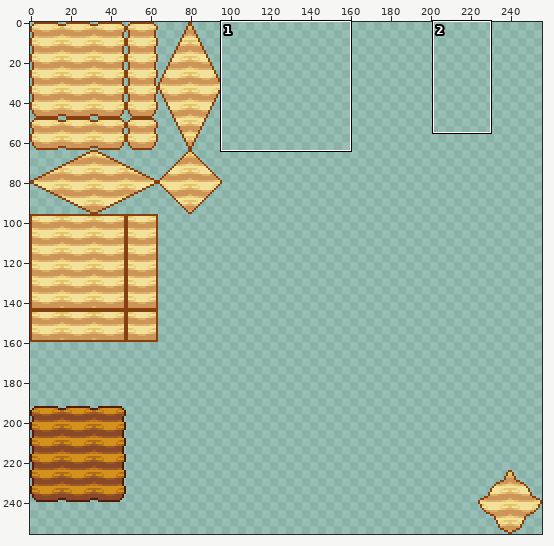
Sprite sheet, stored at Terrain/Tilesets/TurbulentWhisperTileset.png. Above, an overview of the earlier version with the close-up marked.
Close-up. Before the commit:
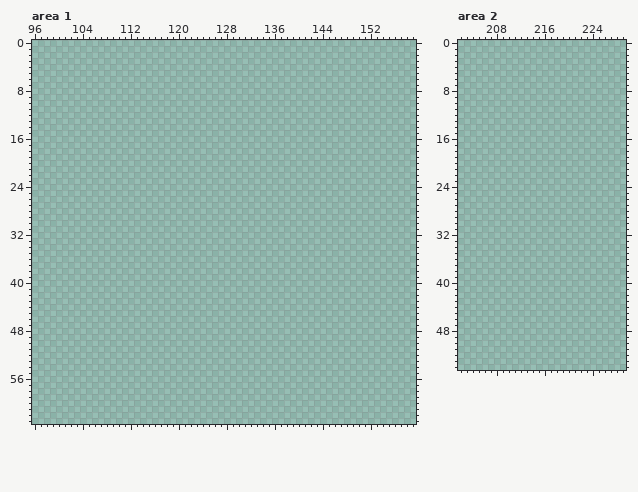
The file is 256x256 pixels. Shown: area 1: x 96..159, y 0..63; area 2: x 202..229, y 0..54. The commit also changed other parts of the picture, which this record leaves out.
Now the later version:
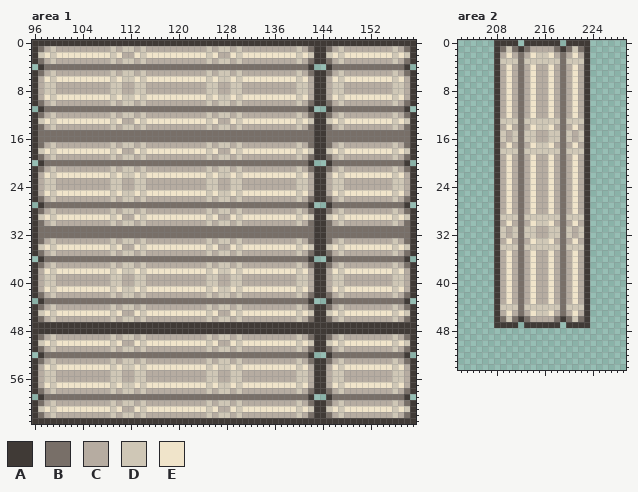
Palette (. is transparent): A #403a36  B #786f68  C #b6aca1  D #cfc7b6  E #f0e4ca
The exact change:
Changed rows in their new state; - is an unchanged pixel.
Area 1:
first column x 96:
 0 AAAAAAAAAAAAAAAAAAAAAAAAAAAAAAAAAAAAAAAAAAAAAAAAAAAAAAAAAAAAAAAA
 1 ABCDCCCCCCCCCDCDDCDCCCCCCCCCCDCDDCDCCCCCCCCCDCBAABCDCCCCCCCCDCBA
 2 ADEDEEEEEEEEEDECCEDEEEEEEEEEEDECCEDEEEEEEEEEDEDAADEDEEEEEEEEDEDA
 3 ABCDCCCCCCCCCDCDDCDCCCCCCCCCCDCDDCDCCCCCCCCCDCBAABCDCCCCCCCCDCBA
 4 -ABBBBBBBBBBBBBBBBBBBBBBBBBBBBBBBBBBBBBBBBBBBBA--ABBBBBBBBBBBBA-
 5 ABCDCCCCCCCCCDCDDCDCCCCCCCCCCDCDDCDCCCCCCCCCDCBAABCDCCCCCCCCDCBA
 6 ACEDEEEEEEEEEDEDDEDEEEEEEEEEEDEDDEDEEEEEEEEEDECAACEDEEEEEEEEDECA
 7 ACDDCCCCCCCCCDDCCDDCCCCCCCCCCDDCCDDCCCCCCCCCDDCAACDDCCCCCCCCDDCA
 8 ACDDCCCCCCCCCDDCCDDCCCCCCCCCCDDCCDDCCCCCCCCCDDCAACDDCCCCCCCCDDCA
 9 ACEDEEEEEEEEEDEDDEDEEEEEEEEEEDEDDEDEEEEEEEEEDECAACEDEEEEEEEEDECA
10 ABCDCCCCCCCCCDCDDCDCCCCCCCCCCDCDDCDCCCCCCCCCDCBAABCDCCCCCCCCDCBA
11 -ABBBBBBBBBBBBBBBBBBBBBBBBBBBBBBBBBBBBBBBBBBBBA--ABBBBBBBBBBBBA-
12 ABCDCCCCCCCCCDCDDCDCCCCCCCCCCDCDDCDCCCCCCCCCDCBAABCDCCCCCCCCDCBA
13 ADEDEEEEEEEEEDECCEDEEEEEEEEEEDECCEDEEEEEEEEEDEDAADEDEEEEEEEEDEDA
14 ABCDCCCCCCCCCDCDDCDCCCCCCCCCCDCDDCDCCCCCCCCCDCBAABCDCCCCCCCCDCBA
15 ABBBBBBBBBBBBBBBBBBBBBBBBBBBBBBBBBBBBBBBBBBBBBBAABBBBBBBBBBBBBBA
16 ABBBBBBBBBBBBBBBBBBBBBBBBBBBBBBBBBBBBBBBBBBBBBBAABBBBBBBBBBBBBBA
17 ABCDCCCCCCCCCDCDDCDCCCCCCCCCCDCDDCDCCCCCCCCCDCBAABCDCCCCCCCCDCBA
18 ADEDEEEEEEEEEDECCEDEEEEEEEEEEDECCEDEEEEEEEEEDEDAADEDEEEEEEEEDEDA
19 ABCDCCCCCCCCCDCDDCDCCCCCCCCCCDCDDCDCCCCCCCCCDCBAABCDCCCCCCCCDCBA
20 -ABBBBBBBBBBBBBBBBBBBBBBBBBBBBBBBBBBBBBBBBBBBBA--ABBBBBBBBBBBBA-
21 ABCDCCCCCCCCCDCDDCDCCCCCCCCCCDCDDCDCCCCCCCCCDCBAABCDCCCCCCCCDCBA
22 ACEDEEEEEEEEEDEDDEDEEEEEEEEEEDEDDEDEEEEEEEEEDECAACEDEEEEEEEEDECA
23 ACDDCCCCCCCCCDDCCDDCCCCCCCCCCDDCCDDCCCCCCCCCDDCAACDDCCCCCCCCDDCA
24 ACDDCCCCCCCCCDDCCDDCCCCCCCCCCDDCCDDCCCCCCCCCDDCAACDDCCCCCCCCDDCA
25 ACEDEEEEEEEEEDEDDEDEEEEEEEEEEDEDDEDEEEEEEEEEDECAACEDEEEEEEEEDECA
26 ABCDCCCCCCCCCDCDDCDCCCCCCCCCCDCDDCDCCCCCCCCCDCBAABCDCCCCCCCCDCBA
27 -ABBBBBBBBBBBBBBBBBBBBBBBBBBBBBBBBBBBBBBBBBBBBA--ABBBBBBBBBBBBA-
28 ABCDCCCCCCCCCDCDDCDCCCCCCCCCCDCDDCDCCCCCCCCCDCBAABCDCCCCCCCCDCBA
29 ADEDEEEEEEEEEDECCEDEEEEEEEEEEDECCEDEEEEEEEEEDEDAADEDEEEEEEEEDEDA
30 ABCDCCCCCCCCCDCDDCDCCCCCCCCCCDCDDCDCCCCCCCCCDCBAABCDCCCCCCCCDCBA
31 ABBBBBBBBBBBBBBBBBBBBBBBBBBBBBBBBBBBBBBBBBBBBBBAABBBBBBBBBBBBBBA
32 ABBBBBBBBBBBBBBBBBBBBBBBBBBBBBBBBBBBBBBBBBBBBBBAABBBBBBBBBBBBBBA
33 ABCDCCCCCCCCCDCDDCDCCCCCCCCCCDCDDCDCCCCCCCCCDCBAABCDCCCCCCCCDCBA
34 ADEDEEEEEEEEEDECCEDEEEEEEEEEEDECCEDEEEEEEEEEDEDAADEDEEEEEEEEDEDA
35 ABCDCCCCCCCCCDCDDCDCCCCCCCCCCDCDDCDCCCCCCCCCDCBAABCDCCCCCCCCDCBA
36 -ABBBBBBBBBBBBBBBBBBBBBBBBBBBBBBBBBBBBBBBBBBBBA--ABBBBBBBBBBBBA-
37 ABCDCCCCCCCCCDCDDCDCCCCCCCCCCDCDDCDCCCCCCCCCDCBAABCDCCCCCCCCDCBA
38 ACEDEEEEEEEEEDEDDEDEEEEEEEEEEDEDDEDEEEEEEEEEDECAACEDEEEEEEEEDECA
39 ACDDCCCCCCCCCDDCCDDCCCCCCCCCCDDCCDDCCCCCCCCCDDCAACDDCCCCCCCCDDCA
40 ACDDCCCCCCCCCDDCCDDCCCCCCCCCCDDCCDDCCCCCCCCCDDCAACDDCCCCCCCCDDCA
41 ACEDEEEEEEEEEDEDDEDEEEEEEEEEEDEDDEDEEEEEEEEEDECAACEDEEEEEEEEDECA
42 ABCDCCCCCCCCCDCDDCDCCCCCCCCCCDCDDCDCCCCCCCCCDCBAABCDCCCCCCCCDCBA
43 -ABBBBBBBBBBBBBBBBBBBBBBBBBBBBBBBBBBBBBBBBBBBBA--ABBBBBBBBBBBBA-
44 ABCDCCCCCCCCCDCDDCDCCCCCCCCCCDCDDCDCCCCCCCCCDCBAABCDCCCCCCCCDCBA
45 ADEDEEEEEEEEEDECCEDEEEEEEEEEEDECCEDEEEEEEEEEDEDAADEDEEEEEEEEDEDA
46 ABCDCCCCCCCCCDCDDCDCCCCCCCCCCDCDDCDCCCCCCCCCDCBAABCDCCCCCCCCDCBA
47 AAAAAAAAAAAAAAAAAAAAAAAAAAAAAAAAAAAAAAAAAAAAAAAAAAAAAAAAAAAAAAAA
48 AAAAAAAAAAAAAAAAAAAAAAAAAAAAAAAAAAAAAAAAAAAAAAAAAAAAAAAAAAAAAAAA
49 ABCDCCCCCCCCCDCDDCDCCCCCCCCCCDCDDCDCCCCCCCCCDCBAABCDCCCCCCCCDCBA
50 ADEDEEEEEEEEEDECCEDEEEEEEEEEEDECCEDEEEEEEEEEDEDAADEDEEEEEEEEDEDA
51 ABCDCCCCCCCCCDCDDCDCCCCCCCCCCDCDDCDCCCCCCCCCDCBAABCDCCCCCCCCDCBA
52 -ABBBBBBBBBBBBBBBBBBBBBBBBBBBBBBBBBBBBBBBBBBBBA--ABBBBBBBBBBBBA-
53 ABCDCCCCCCCCCDCDDCDCCCCCCCCCCDCDDCDCCCCCCCCCDCBAABCDCCCCCCCCDCBA
54 ACEDEEEEEEEEEDEDDEDEEEEEEEEEEDEDDEDEEEEEEEEEDECAACEDEEEEEEEEDECA
55 ACDDCCCCCCCCCDDCCDDCCCCCCCCCCDDCCDDCCCCCCCCCDDCAACDDCCCCCCCCDDCA
56 ACDDCCCCCCCCCDDCCDDCCCCCCCCCCDDCCDDCCCCCCCCCDDCAACDDCCCCCCCCDDCA
57 ACEDEEEEEEEEEDEDDEDEEEEEEEEEEDEDDEDEEEEEEEEEDECAACEDEEEEEEEEDECA
58 ABCDCCCCCCCCCDCDDCDCCCCCCCCCCDCDDCDCCCCCCCCCDCBAABCDCCCCCCCCDCBA
59 -ABBBBBBBBBBBBBBBBBBBBBBBBBBBBBBBBBBBBBBBBBBBBA--ABBBBBBBBBBBBA-
60 ABCDCCCCCCCCCDCDDCDCCCCCCCCCCDCDDCDCCCCCCCCCDCBAABCDCCCCCCCCDCBA
61 ADEDEEEEEEEEEDECCEDEEEEEEEEEEDECCEDEEEEEEEEEDEDAADEDEEEEEEEEDEDA
62 ABCDCCCCCCCCCDCDDCDCCCCCCCCCCDCDDCDCCCCCCCCCDCBAABCDCCCCCCCCDCBA
63 AAAAAAAAAAAAAAAAAAAAAAAAAAAAAAAAAAAAAAAAAAAAAAAAAAAAAAAAAAAAAAAA
Area 2:
first column x 208:
 0 AAAA-AAAAAA-AAAA
 1 ABDBABCCCCBABDBA
 2 ACECBCEDDECBCECA
 3 ADDDBDDDDDDBDDDA
 4 ACECBCECCECBCECA
 5 ACECBCECCECBCECA
 6 ACECBCECCECBCECA
 7 ACECBCECCECBCECA
 8 ACECBCECCECBCECA
 9 ACECBCECCECBCECA
10 ACECBCECCECBCECA
11 ACECBCECCECBCECA
12 ACECBCECCECBCECA
13 ADDDBDDDDDDBDDDA
14 ACECBCEDDECBCECA
15 ADCDBDDCCDDBDCDA
16 ADCDBDDCCDDBDCDA
17 ACECBCEDDECBCECA
18 ADDDBDDDDDDBDDDA
19 ACECBCECCECBCECA
20 ACECBCECCECBCECA
21 ACECBCECCECBCECA
22 ACECBCECCECBCECA
23 ACECBCECCECBCECA
24 ACECBCECCECBCECA
25 ACECBCECCECBCECA
26 ACECBCECCECBCECA
27 ACECBCECCECBCECA
28 ACECBCECCECBCECA
29 ADDDBDDDDDDBDDDA
30 ACECBCEDDECBCECA
31 ADCDBDDCCDDBDCDA
32 ADCDBDDCCDDBDCDA
33 ACECBCEDDECBCECA
34 ADDDBDDDDDDBDDDA
35 ACECBCECCECBCECA
36 ACECBCECCECBCECA
37 ACECBCECCECBCECA
38 ACECBCECCECBCECA
39 ACECBCECCECBCECA
40 ACECBCECCECBCECA
41 ACECBCECCECBCECA
42 ACECBCECCECBCECA
43 ACECBCECCECBCECA
44 ADDDBDDDDDDBDDDA
45 ACECBCEDDECBCECA
46 ABDBABCCCCBABDBA
47 AAAA-AAAAAA-AAAA
Where, in picture pixels (left, top, right, bottom), the same in both close-ups:
added: (32, 40, 416, 424)
added: (494, 40, 590, 328)
